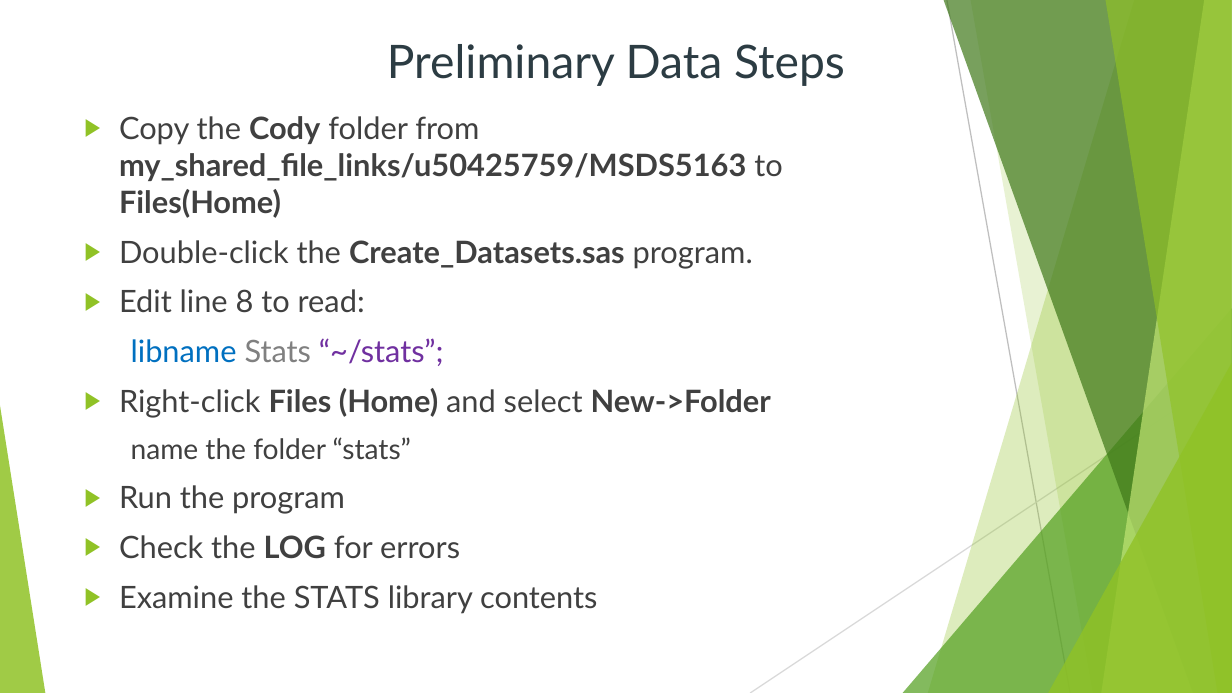
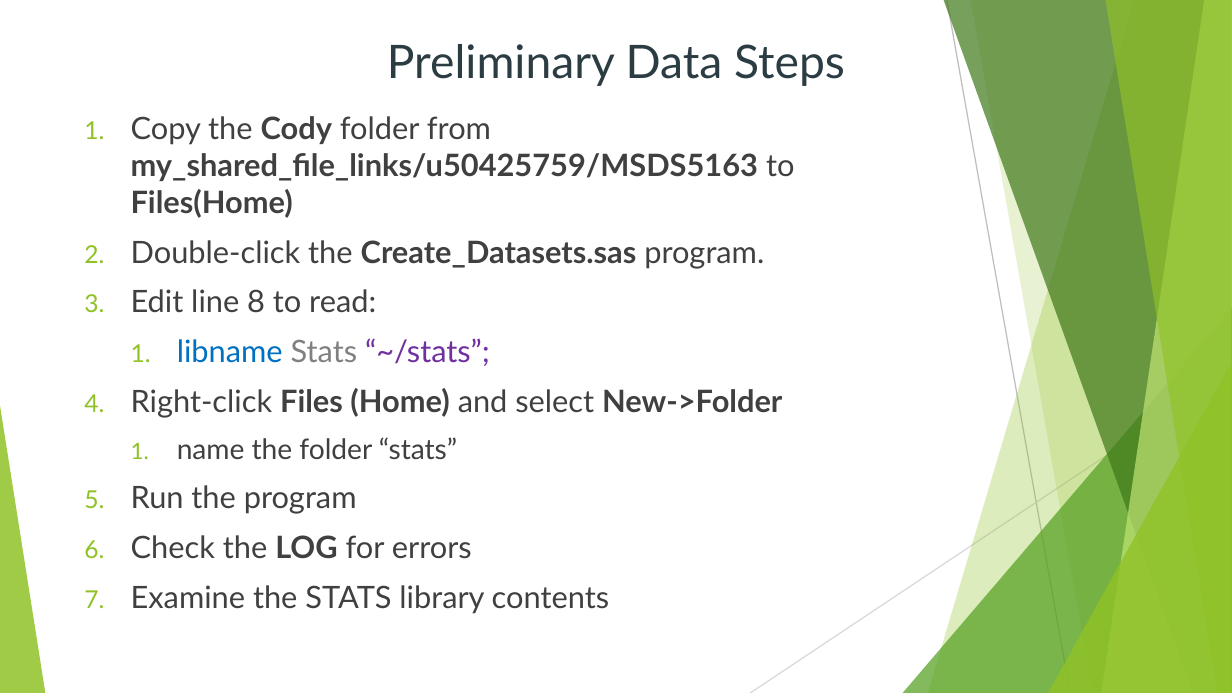
Before and after one commit to dokoch/Data_Mining_and_Analysis, a slide deck: slide 2 of 00_Classes/03_24_Wednesday/Cody_CH7.pptx. Drawn at 1232x693 pixels with LibreOffice and Linux fonts; fonts in the diff are those of the drawing. Boxes give left, top, right and bottom in pixels: in the first picture for what was removed or moved away, otherwise in the second. Text is boxed around its words. In the diff, an @@ line names an element or a change of style, - is before the commit and + after.

```diff
--- a/00_Classes/03_24_Wednesday/Cody_CH7.pptx
+++ b/00_Classes/03_24_Wednesday/Cody_CH7.pptx
@@ text "Copy the Cody folder from ..." at (x1=131, y1=116, x2=794, y2=614): bullet ▶ to 1.; bullet none to 1. @@
```
Also in this commit, not shown: 1 other slide changed, 4 other files.
